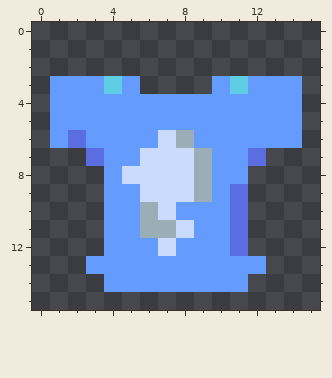
Two versions of one pixel-art sprite, src/ProductImg/funky-blue-tshirt.png. The picture above is the old version.
The file is 16x16 pixels.
Now the later version:
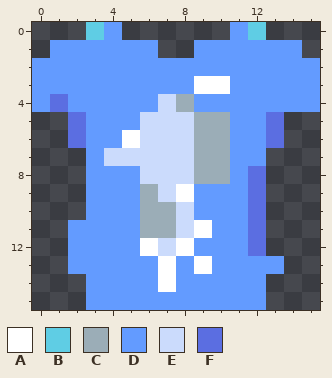
Palette (. is transparent): A #ffffff  B #5fcde4  C #9badb7  D #639bff  E #cbdbfc  F #5b6ee1
Edits made:
Colour A is added in row 3 at x 9.
Colour A replaces colour D in row 3 at x 10; in row 6 at x 5; in row 11 at x 9; in row 12 at x 6 and 8; in row 13 at x 7 and 9; in row 14 at x 7.
Colour A replaces colour E in row 9 at x 8.
Colour B is added in row 0 at x 3 and 12.
Colour C replaces colour D in row 4 at x 8; in rows 5 to 6 at x 9 to 10; in rows 7 to 8 at x 10.
Colour C replaces colour E in row 9 at x 6; in row 10 at x 7.
Colour D is added in row 0 at x 4 and 11; in row 1 at x 1 to 6 and 9 to 14; in row 2 at x 0 to 15; in row 3 at x 0, 6 to 8 and 15; in row 4 at x 0 and 15; in rows 8 to 10 at x 3.
Colour D is added in rows 11 to 12 at x 2 to 3; in row 13 at x 2 and 13; in row 14 at x 3 and 12; in row 15 at x 3 to 12.
Colour D replaces colour B in row 3 at x 4 and 11.
Colour D replaces colour C in row 9 at x 9.
Colour D replaces colour E in row 8 at x 5.
Colour D replaces colour F in row 7 at x 3 and 12; in rows 9 to 12 at x 11.
Colour E replaces colour C in row 6 at x 8.
Colour E replaces colour D in row 4 at x 7; in row 5 at x 6 to 8; in row 6 at x 6; in row 7 at x 4 to 5; in row 10 at x 8.
Colour F is added in rows 8 to 12 at x 12.
Colour F replaces colour D in row 4 at x 1; in row 5 at x 2 and 13; in row 6 at x 13.
The author cleared colour D in rows 5 to 6 at x 1 and 14.
